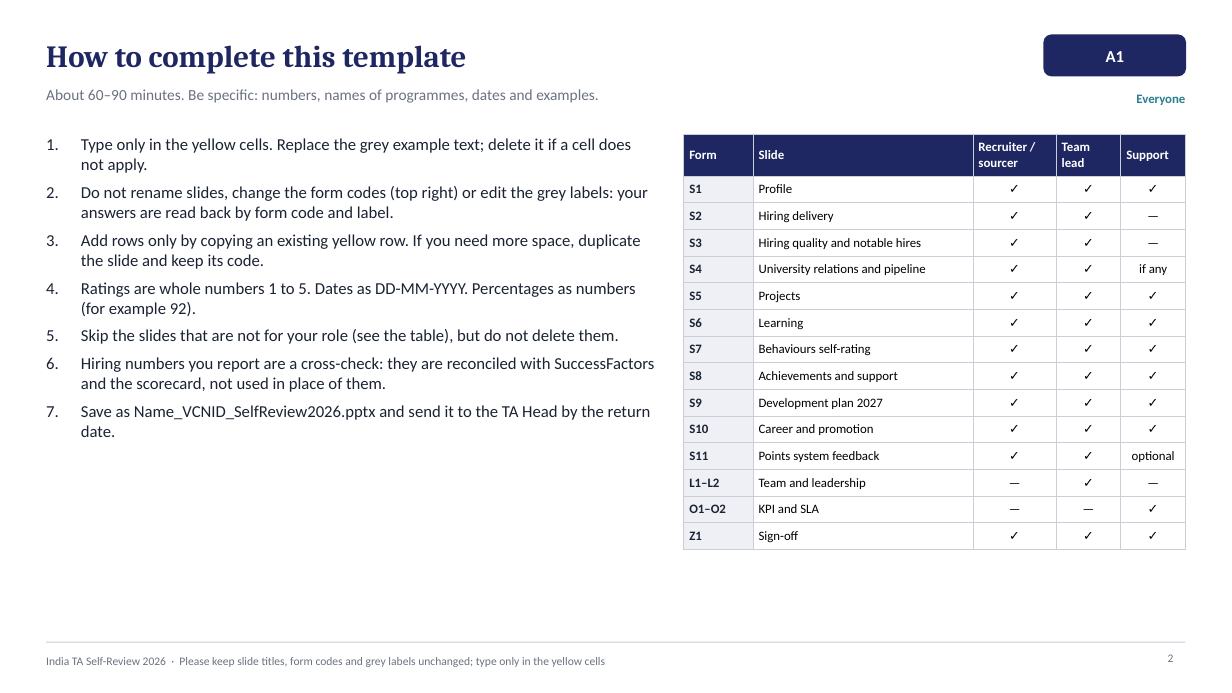
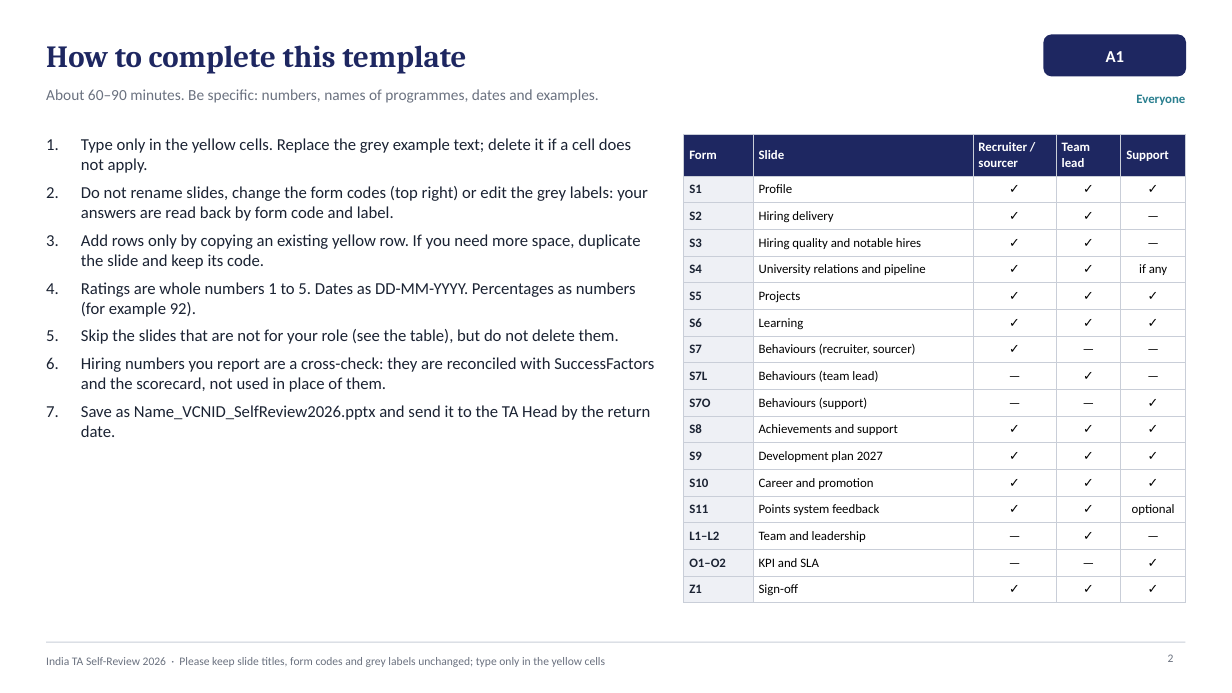
Before and after one commit to ranjiphd-cyber/AI-training, a slide deck: slide 2 of ta-performance-system/talent-review/self-review-template/India_TA_Self_Review_2026_Template.pptx. Drawn at 1232x693 pixels with LibreOffice and Linux fonts; fonts in the diff are those of the drawing. Boxes give left, top, right and bottom in pixels: in the first picture for what was removed or moved away, otherwise in the second. Text is boxed around its words. In the diff, an @@ line names an element or a change of style, - is before the commit and + after.

```diff
--- a/ta-performance-system/talent-review/self-review-template/India_TA_Self_Review_2026_Template.pptx
+++ b/ta-performance-system/talent-review/self-review-template/India_TA_Self_Review_2026_Template.pptx
@@ table at (684,134,1186,599) @@
-row 8: S7 | Behaviours self-rating | ✓ | ✓ | ✓
+row 8: S7 | Behaviours (recruiter, sourcer) | ✓ | — | —
+row 9: S7L | Behaviours (team lead) | — | ✓ | —
+row 10: S7O | Behaviours (support) | — | — | ✓
```
Also in this commit, not shown: 2 other slides changed, 2 slides added, 1 other file.
